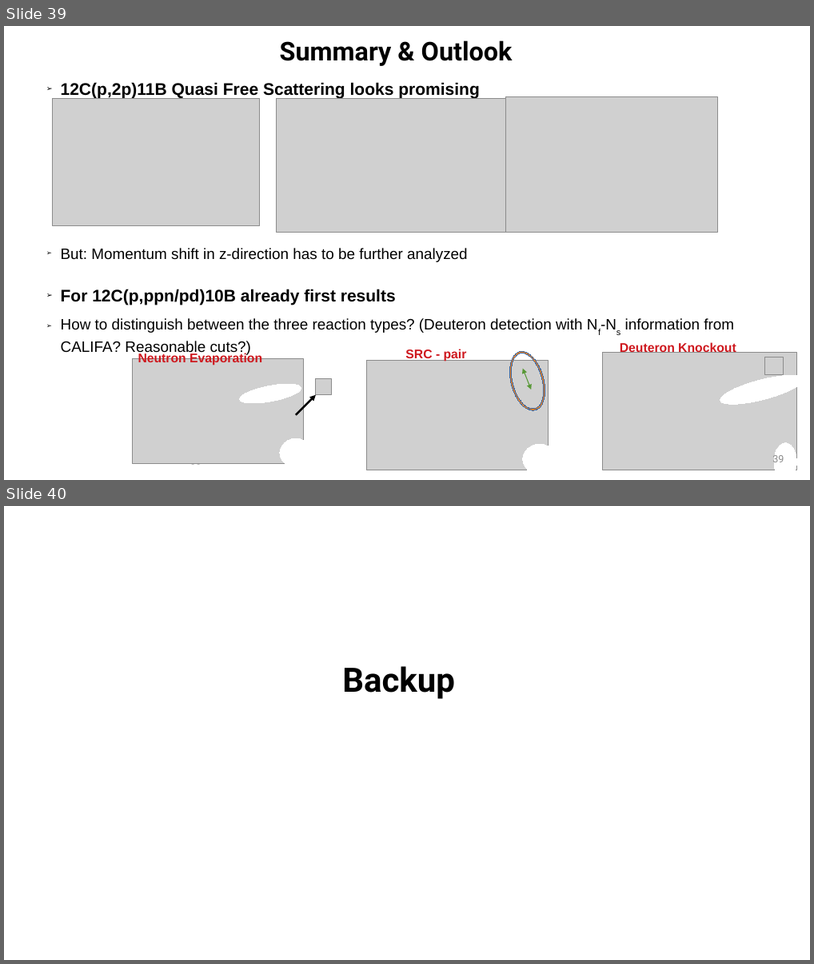
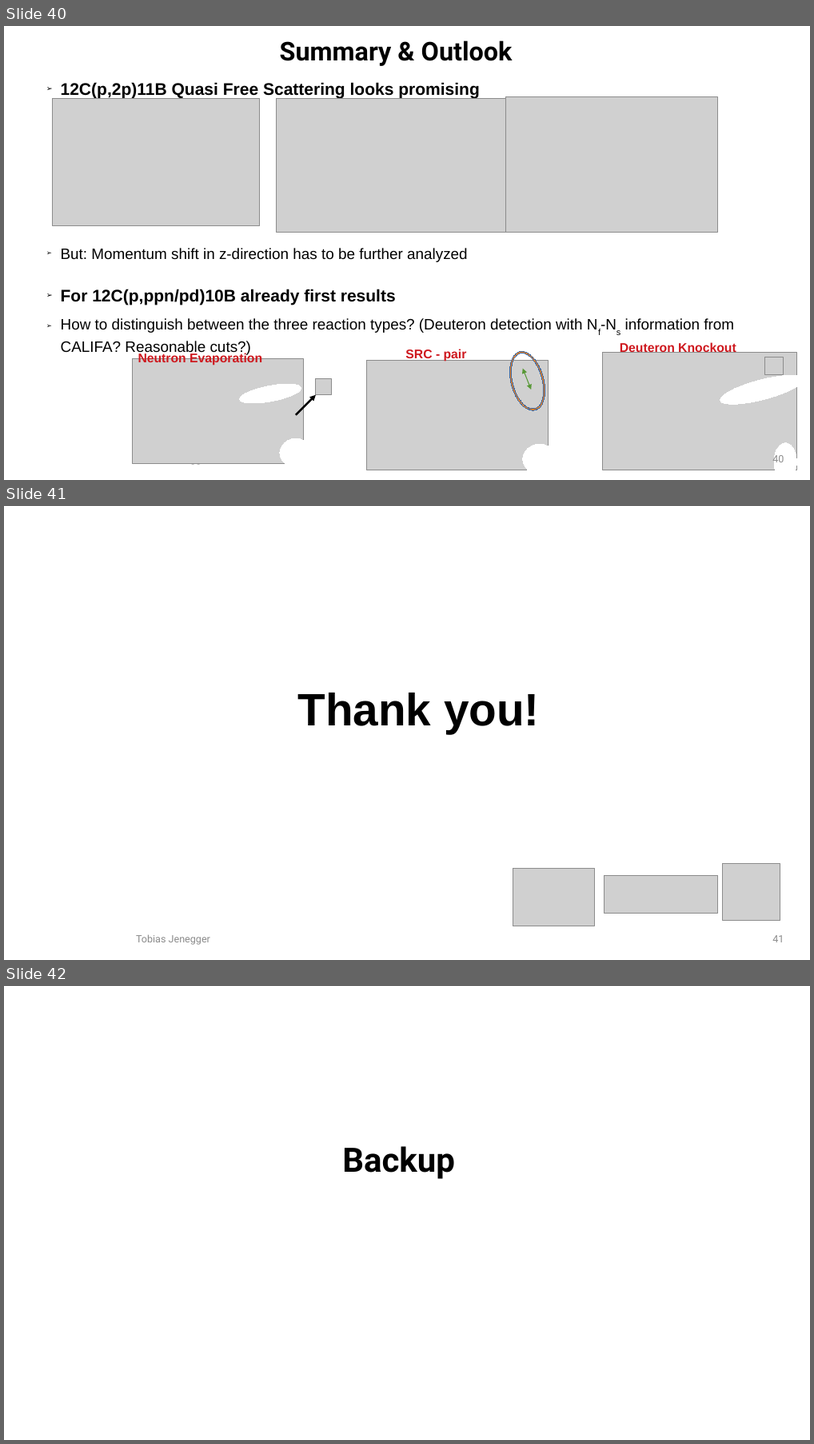
Before and after one commit to jenegger/2021_psi_pres, a slide deck: analysis.odp. Shown one above the other, each under a label of ours: slides 39 and 40 before the commit, slides 40, 41 and 42 after it. The pictures are 814x964 and 814x1444 pixels, drawn with LibreOffice and Linux fonts; fonts in the diff are those of the drawing; grey boxes stand for pictures; background and template pictures are left out. Boxes give left, top, right and bottom in pixels: in the first picture for what was removed or moved away, otherwise in the second. Text is boxed around its words. In the diff, an @@ line names an element or a change of style, - is before the commit and + after.

```diff
--- a/analysis.odp
+++ b/analysis.odp
@@ slide 41 added at [4,506,810,960], background #FFFFFF @@
@@ text added at [298,692,540,733], 54 pt, text #000000, bold @@
+Thank you!
@@ picture added at [723,864,780,920] @@
@@ picture added at [514,868,594,926] @@
@@ picture added at [605,875,718,912] @@
@@ text added at [136,934,210,944], 12 pt, text #8B8B8B @@
+Tobias Jenegger
@@ page number added at [773,935,784,942], 12 pt, text #8B8B8B @@
+41
@@ what was slide 39 is now slide 40 @@
@@ page number at [773,452,784,465]: text changed @@
-39
+40
@@ what was slide 40 is now slide 42 @@
```
Also in this commit, not shown: 2 other slides added, 1 slide removed, 7 other files.
